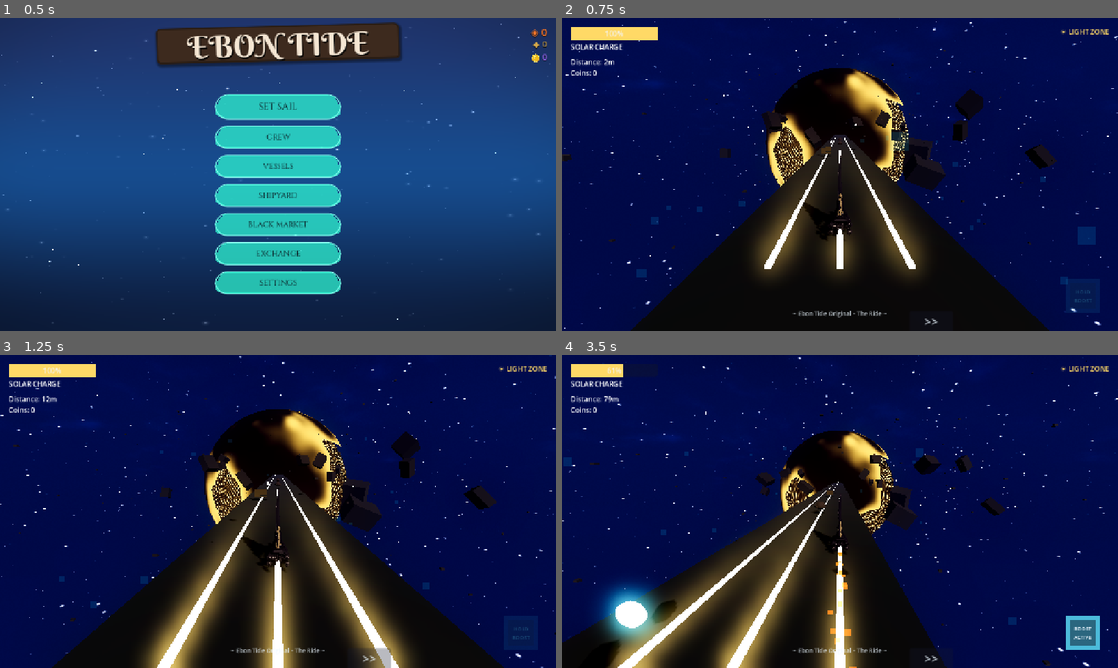
Above: before the commit, frames 1-4 (two rows, left to right).
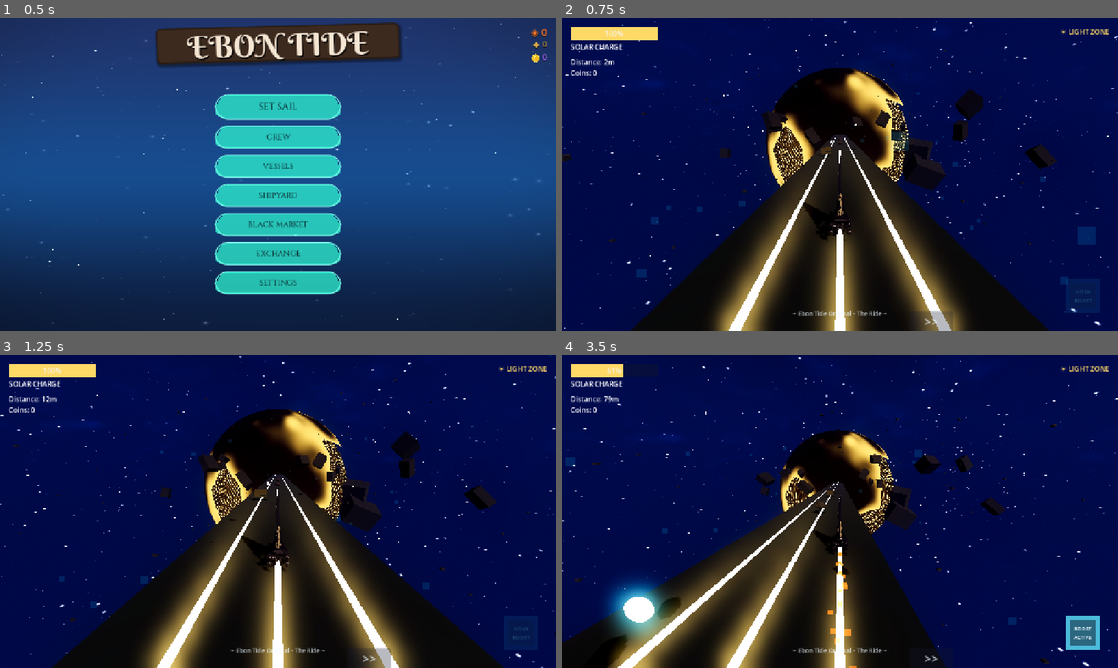
Above: after the commit, the same moments.

Repository: LUCID217/Ebon-Tide-_-Solar-Surfer
Game: Godot game, scene res://scenes/main_menu.tscn
The game is run twice, just before and just after one commit, with the same random seed, the same clock (stepped at 60 frames per second) and the same inputs. Sound files missing from this copy of the repository are replaced by a short silence.
Inputs (mouse positions are in pixels of both pictures, inside the frame that each line leads up to):
- Up to frame 1 (0.5 s): no input
- Up to frame 2 (0.75 s): click "SET SAIL" at 0.5 s
- Up to frame 3 (1.25 s): no input
- Up to frame 4 (3.5 s): tap Enter at 1.25 s; move the mouse to (962, 495) at 1.27 s; hold D (move_right) 1.28-2 s; hold Shift (boost) 1.28-2 s; click (962, 495) at 1.42 s; tap Space (jump) at 1.52 s; drag from (728, 527) to (812, 574) at 2.02 s; move the mouse to (895, 442) at 2.77 s; hold D (move_right) from 2.78 s (still down); hold Shift (boost) from 2.78 s (still down); click (895, 442) at 2.92 s

Frame 1 is identical in both runs. In frame 2, 6.0% of the frame differs, in the area x 27-73%, y 41-100%; in frame 3, less than 0.1%; in frame 4, 2.2%.

Commit message:
Fix 15 brittleness issues from pre-launch code review
P0 - Crash/launch blockers:
- Track floor+rails now follow the player (prevents fall-through at >5km)
- DevKit gated behind OS.is_debug_build() (strips from production)
- Export: package name set to com.ebontide.solarsurfer, version 1.0.0
- Save format now includes save_version key for future migration

P1 - Gameplay/stability:
- Audio fade lerps to -80dB instead of snapping (eliminates death pop)
- Player clears touch state on NOTIFICATION_APPLICATION_FOCUS_OUT (Android)
- Pickup spawn check condition flipped (was inverted, pickups never spawned)
- Coin pickup uses removal list instead of .duplicate() per frame
- All match statements in obstacle_spawner have _ default cases

P2 - Integrity/polish:
- IAP buttons no longer grant free currency (placeholder prints only)
- Black Market action button now dispatches to correct handler
- Sovereign exchange has explicit insufficient-funds guard
- setup_carousel() landmine removed (dangling add_child after pass)
- Dead fang_rock/backdrop_lights per-frame iteration removed
- NEW BEST uses > instead of >= (no false trigger on ties)

https://claude.ai/code/session_01StdwD9BtQ1kVmUCzr1DfzG

Diff:
--- a/scripts/audio_manager.gd
+++ b/scripts/audio_manager.gd
@@ -68,15 +68,15 @@
 
 	match fade_direction:
 		"down":
-			# Fade active player down (death/wipe)
-			active_player.volume_db = lerp(target_volume_db, -40.0, t)
+			# Fade active player down (death/wipe) — lerp all the way to -80dB to avoid pop
+			active_player.volume_db = lerp(target_volume_db, -80.0, t)
 			if t >= 1.0:
 				paused_position = active_player.get_playback_position()
 				active_player.volume_db = -80.0
 				is_fading = false
 		"up":
 			# Fade active player up (restart/resume)
-			active_player.volume_db = lerp(-40.0, target_volume_db, t)
+			active_player.volume_db = lerp(-80.0, target_volume_db, t)
 			if t >= 1.0:
 				active_player.volume_db = target_volume_db
 				is_fading = false
--- a/scripts/dev_kit.gd
+++ b/scripts/dev_kit.gd
@@ -16,6 +16,10 @@
 const CORNER_TAP_WINDOW: float = 2.0  # Seconds to complete all taps
 
 func _ready() -> void:
+	# Only enable DevKit in debug/editor builds — never in production exports
+	if not OS.is_debug_build():
+		queue_free()
+		return
 	process_mode = Node.PROCESS_MODE_ALWAYS  # Work even when paused
 	call_deferred("setup")
 
--- a/scripts/game_data.gd
+++ b/scripts/game_data.gd
@@ -4,6 +4,7 @@
 # Add to Project Settings > Autoload as "GameData"
 
 const SAVE_PATH: String = "user://ebon_tide_save.dat"
+const SAVE_VERSION: int = 1  # Increment when save schema changes
 
 # Currency - Three tier system
 var marks: int = 0        # Everyday currency (earned from runs, ads)
@@ -340,6 +341,7 @@
 # ============ SAVE/LOAD ============
 func save_game() -> void:
 	var save_data = {
+		"save_version": SAVE_VERSION,
 		"marks": marks,
 		"bits": bits,
 		"sovereigns": sovereigns,
--- a/scripts/game_manager.gd
+++ b/scripts/game_manager.gd
@@ -169,20 +169,24 @@
 func check_coin_pickups() -> void:
 	var player_pos = player.global_position
 
-	# Iterate over a copy since remove_coin modifies the array
-	for coin in obstacle_spawner.coins.duplicate():
+	# Collect into a removal list to avoid duplicating the full array every frame
+	var to_collect: Array[Node3D] = []
+	for coin in obstacle_spawner.coins:
 		if not is_instance_valid(coin):
 			continue
 		var coin_pos = coin.global_position
 		var dist = player_pos.distance_to(coin_pos)
 
 		if dist < 1.5:
-			player.collect_coin()
-			if particles and particles.has_method("emit_coin_collect"):
-				particles.emit_coin_collect(coin_pos)
-			obstacle_spawner.remove_coin(coin)
-			if juice and juice.has_method("on_coin_collect"):
-				juice.on_coin_collect()
+			to_collect.append(coin)
+
+	for coin in to_collect:
+		player.collect_coin()
+		if particles and particles.has_method("emit_coin_collect"):
+			particles.emit_coin_collect(coin.global_position)
+		obstacle_spawner.remove_coin(coin)
+		if juice and juice.has_method("on_coin_collect"):
+			juice.on_coin_collect()
 
 func _on_player_died() -> void:
 	is_game_over = true
--- a/scripts/hud.gd
+++ b/scripts/hud.gd
@@ -404,7 +404,7 @@
 	# GameData.record_run() already tracks best — just read it
 	if Engine.has_singleton("GameData") or get_node_or_null("/root/GameData"):
 		best_distance = GameData.best_distance
-	var is_new_best = current_distance >= best_distance
+	var is_new_best = current_distance > best_distance
 
 	# Populate summary
 	summary_distance.text = "Distance: " + str(int(current_distance)) + "m"
--- a/scripts/main_menu.gd
+++ b/scripts/main_menu.gd
@@ -134,11 +134,8 @@
 		var item = current_display_items[i]
 		if item and is_instance_valid(item) and item.visible:
 			item.position.y = sin(elapsed_time * 2.0 + i * 0.8) * 0.1
-	if fang_rock:
-		fang_rock.rotation.y = sin(elapsed_time * 0.15) * 0.03
-	for light in backdrop_lights:
-		if is_instance_valid(light):
-			light.light_energy = 1.5 + sin(elapsed_time * 4.0 + light.position.x) * 0.4
+	# fang_rock and backdrop_lights are reserved for future use by create_backdrop()
+
 
 	# Animate black market objects
 	animate_black_market_objects()
@@ -394,9 +391,8 @@
 	pass
 
 func setup_carousel() -> void:
-	# Carousel root is now created inside setup_carousel_viewport
+	# Carousel root is now created inside setup_carousel_viewport — this function is dead code
 	pass
-	add_child(carousel_root)
 
 func create_all_meshes() -> void:
 	crew_ids = GameData.RIDERS.keys()
@@ -1965,8 +1961,18 @@
 				update_selection_display()
 		MenuState.SHIPYARD:
 			buy_shipyard_item()
+		MenuState.BLACK_MARKET:
+			_handle_black_market_action()
 		MenuState.EXCHANGE:
 			do_exchange_action()
+
+func _handle_black_market_action() -> void:
+	match selected_index:
+		0: _on_free_spin()
+		1: _on_ad_coins()
+		2: _on_buy_bits()
+		3: _on_buy_sovereigns()
+		4: _on_ebon_pass()
 
 func buy_shipyard_item() -> void:
 	var locked_ids = get_meta("locked_ids", [])
@@ -2023,19 +2029,16 @@
 	print("Ad watched: +100 marks")
 
 func _on_buy_bits() -> void:
-	# IAP: $1.99 for 6 Bits (= 1 Sovereign)
-	GameData.add_bits(6)
-	update_currency_display()
-	print("IAP: Bought 6 Bits for $1.99")
+	# IAP: $1.99 for 6 Bits — placeholder until store integration
+	print("IAP: Purchase flow not yet integrated (Bits)")
 
 func _on_buy_sovereigns() -> void:
-	# IAP: $11.99 for 6 Sovereigns
-	GameData.add_sovereigns(6)
-	update_currency_display()
-	print("IAP: Bought 6 Sovereigns for $11.99")
+	# IAP: $11.99 for 6 Sovereigns — placeholder until store integration
+	print("IAP: Purchase flow not yet integrated (Sovereigns)")
 
 func _on_ebon_pass() -> void:
-	print("IAP: Buy Ebon Pass for $6.99/mo")
+	# IAP: Ebon Pass — placeholder until store integration
+	print("IAP: Ebon Pass not yet integrated")
 
 # ============ EXCHANGE MENU ============
 var exchange_marks_input: int = 1
@@ -2112,12 +2115,14 @@
 		1:  # Bits → Sovereigns
 			if GameData.exchange_bits_to_sovereigns(1):
 				print("Exchanged 6 Bits → 1 Sovereign")
-		2:  # Sovereigns → Bits (trade down)
+		2:  # Sovereigns → Bits (trade down) — use proper validation
 			if GameData.sovereigns >= 1:
 				GameData.sovereigns -= 1
 				GameData.bits += 6
 				GameData.save_game()
 				print("Exchanged 1 Sovereign → 6 Bits")
+			else:
+				print("Not enough Sovereigns to trade down")
 
 	update_currency_display()
 	update_exchange_display()
--- a/scripts/obstacle_spawner.gd
+++ b/scripts/obstacle_spawner.gd
@@ -207,6 +207,8 @@
 			base_spacing = LIGHT_SPACING
 		Zone.SUPER_LIGHT:
 			base_spacing = SUPER_SPACING
+		_:
+			base_spacing = LIGHT_SPACING
 
 	# Apply tier-based spacing multiplier (smooth interpolation)
 	var tier_settings = get_interpolated_settings(player.distance_traveled)
@@ -272,6 +274,8 @@
 			zone_length = LIGHT_LENGTH
 		Zone.SUPER_LIGHT:
 			zone_length = SUPER_LIGHT_LENGTH
+		_:
+			zone_length = LIGHT_LENGTH
 
 	if distance_in_zone >= zone_length:
 		transition_to_next_zone()
@@ -376,6 +380,8 @@
 			coin_chance = 0.65
 		Zone.SUPER_LIGHT:
 			coin_chance = 0.85
+		_:
+			coin_chance = 0.65
 	var will_have_coins = randf() < coin_chance
 
 	# Create obstacle - make it WIDE if coins will arc over it (for visibility)
@@ -905,6 +911,8 @@
 			num_coins = randi_range(2, 3)
 		Zone.SUPER_LIGHT:
 			num_coins = randi_range(2, 4)
+		_:
+			num_coins = randi_range(2, 3)
 
 	if player and player.rider_perk == "lucky":
 		num_coins += 1
--- a/scripts/pickup_manager.gd
+++ b/scripts/pickup_manager.gd
@@ -31,8 +31,8 @@
 const PASSIVE_MAGNET_BASE_RANGE: float = 6.0
 const PASSIVE_MAGNET_BASE_SPEED: float = 20.0
 
-# Spawning
-var next_spawn_check_z: float = 100.0
+# Spawning — first check after player travels SPAWN_CHECK_DISTANCE meters
+var next_spawn_check_z: float = -80.0
 var is_active: bool = false
 
 # Signals
@@ -102,7 +102,8 @@
 func check_spawn_pickup() -> void:
 	var player_z = player.position.z
 
-	if player_z < next_spawn_check_z:
+	# Player moves in negative Z; check fires when player passes the checkpoint
+	if player_z > next_spawn_check_z:
 		return
 
 	next_spawn_check_z -= SPAWN_CHECK_DISTANCE
@@ -424,7 +425,7 @@
 	magnet_active = false
 	magnet_timer = 0.0
 	kresh_shield_regen_timer = 0.0
-	next_spawn_check_z = 100.0
+	next_spawn_check_z = -SPAWN_CHECK_DISTANCE
 
 	# Remove shield visual if lingering from previous run
 	_remove_shield_visual()
--- a/scripts/player.gd
+++ b/scripts/player.gd
@@ -477,6 +477,13 @@
 				print("STRIKE 3: You're out!")
 				die()
 
+func _notification(what: int) -> void:
+	# Clear touch state when app loses focus (prevents stuck boost on Android)
+	if what == NOTIFICATION_APPLICATION_FOCUS_OUT or what == NOTIFICATION_APPLICATION_PAUSED:
+		is_touching = false
+		is_touch_boosting = false
+		touch_id = -1
+
 func die() -> void:
 	if is_dead:
 		return
--- a/scripts/track.gd
+++ b/scripts/track.gd
@@ -139,6 +139,12 @@
 
 	var player_z = player.position.z
 
+	# Keep floor and rails centered on the player so they never outrun the geometry
+	if floor_body:
+		floor_body.position.z = player_z
+	for rail in rails:
+		rail.position.z = player_z
+
 	for segment in segments:
 		if segment.position.z > player_z + TRACK_SEGMENT_LENGTH:
 			var min_z = 0.0
@@ -150,4 +156,9 @@
 func reset_track() -> void:
 	for i in range(segments.size()):
 		segments[i].position.z = -i * TRACK_SEGMENT_LENGTH
+	# Reset floor and rails back to origin
+	if floor_body:
+		floor_body.position.z = -5000.0
+	for rail in rails:
+		rail.position.z = -5000.0
 	set_zone(Zone.LIGHT)
Not shown, changed: export_presets.cfg
